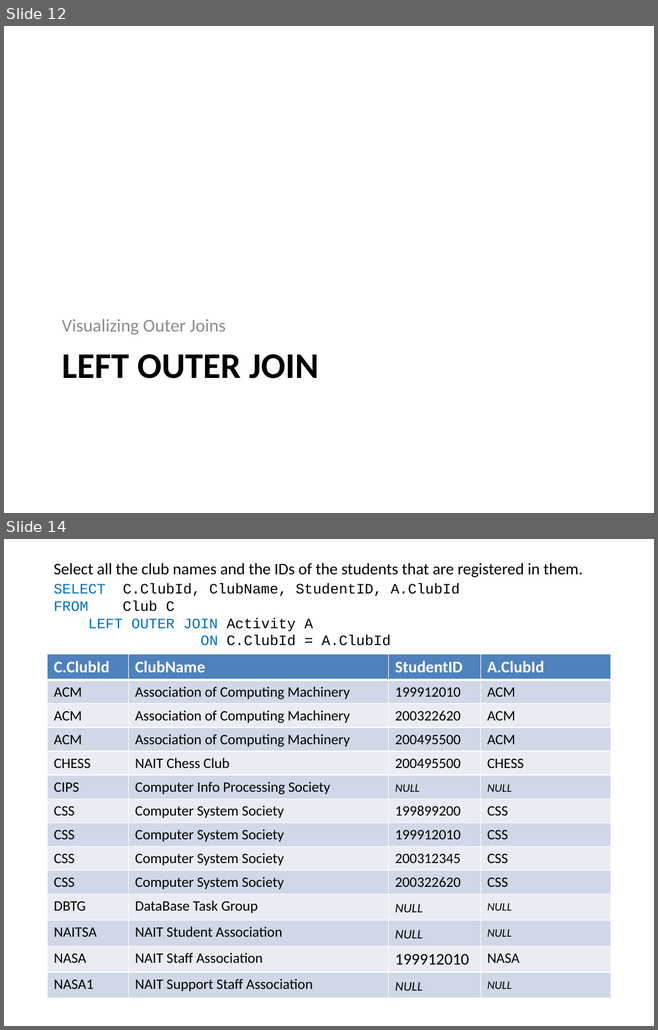
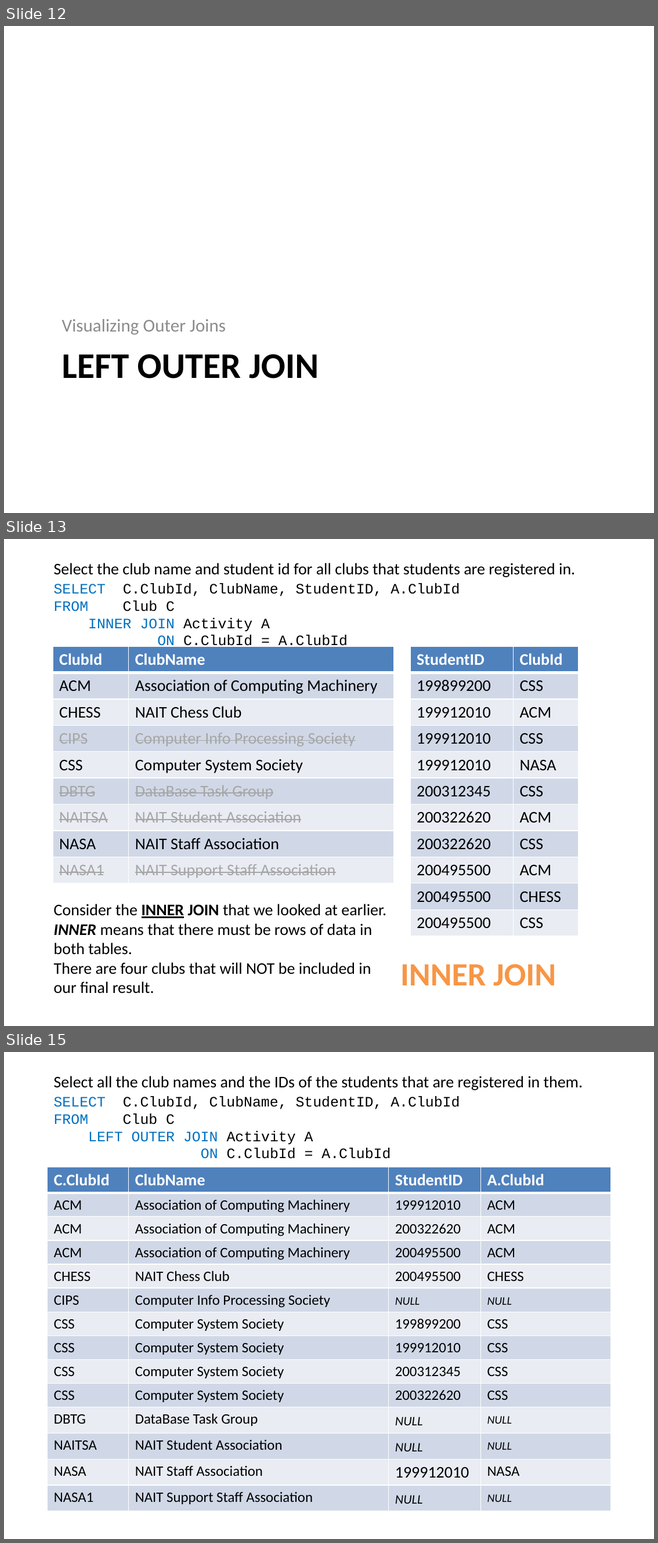
Before and after one commit to DMIT-1508/sep-2022-a03-workbook-dgilleland, a slide deck: SQL/Visualizing IQSchool SELECT Statements.pptx. Shown one above the other, each under a label of ours: slides 12 and 14 before the commit, slides 12, 13 and 15 after it; the slides between them are not shown. The pictures are 658x1030 and 658x1543 pixels, drawn with LibreOffice and Linux fonts; fonts in the diff are those of the drawing. Boxes give left, top, right and bottom in pixels: in the first picture for what was removed or moved away, otherwise in the second. Text is boxed around its words. In the diff, an @@ line names an element or a change of style, - is before the commit and + after.

```diff
--- a/SQL/Visualizing IQSchool SELECT Statements.pptx
+++ b/SQL/Visualizing IQSchool SELECT Statements.pptx
@@ slide 13 added at <box>4,539,654,1026</box>, background #FFFFFF @@
@@ text added at <box>54,563,575,577</box>, 18 pt, text #000000 @@
+Select the club name and student id for all clubs that students are registered in.
@@ text added at <box>54,583,459,650</box>, 16 pt, text #000000 @@
+SELECT C.ClubId, ClubName, StudentID, A.ClubId
+FROM Club C
+INNER JOIN Activity A
+ON C.ClubId = A.ClubId
@@ table added at <box>53,646,394,884</box>, 9 rows, 2 columns @@
+ClubId | ClubName
+ACM | Association of Computing Machinery
+CHESS | NAIT Chess Club
+CIPS | Computer Info Processing Society
+CSS | Computer System Society
+DBTG | DataBase Task Group
+NAITSA | NAIT Student Association
+NASA | NAIT Staff Association
+NASA1 | NAIT Support Staff Association
@@ table added at <box>410,646,578,936</box>, 11 rows, 2 columns @@
+StudentID | ClubId
+199899200 | CSS
+199912010 | ACM
+199912010 | CSS
+199912010 | NASA
+200312345 | CSS
+200322620 | ACM
+200322620 | CSS
+200495500 | ACM
+200495500 | CHESS
+200495500 | CSS
@@ text added at <box>54,904,386,994</box>, 18 pt, text #000000 @@
+Consider the INNER JOIN that we looked at earlier.
+INNER means that there must be rows of data in both tables.
+There are four clubs that will NOT be included in our final result.
@@ text added at <box>400,964,556,986</box>, 36 pt, text #F79646, bold @@
+INNER JOIN
@@ what was slide 14 is now slide 15 @@
```
Also in this commit, not shown: 7 slides changed, 2 other slides added, 1 slide removed.
